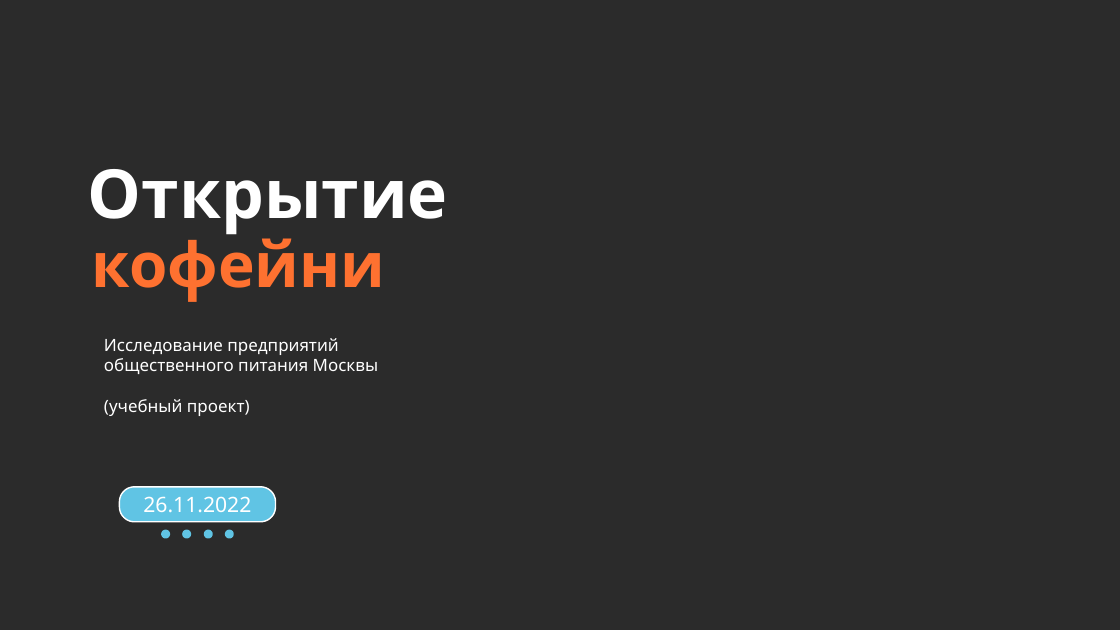
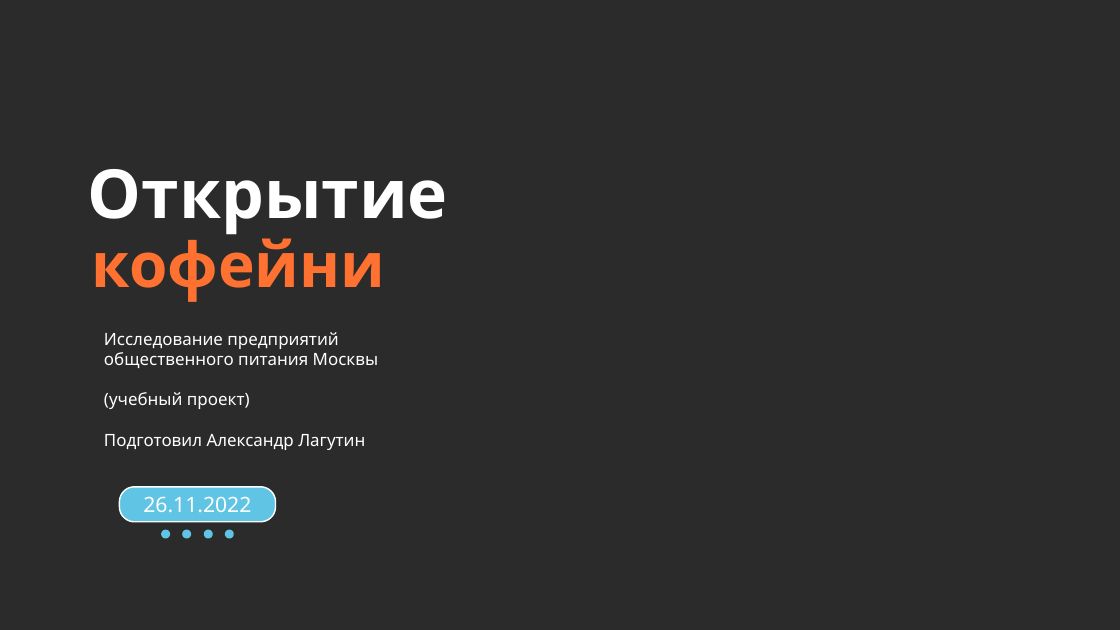
Before and after one commit to okeangel/da_portfolio, a slide deck: slide 1 of practicum/week_21_presentation_catering_in_moscow.odp. Drawn at 1120x630 pixels with LibreOffice and Linux fonts; fonts in the diff are those of the drawing; background and template pictures are left out; a plain dark background stands for a picture behind light text. Boxes give left, top, right and bottom in pixels: in the first picture for what was removed or moved away, otherwise in the second. Text is boxed around its words. In the diff, an @@ line names an element or a change of style, - is before the commit and + after.

```diff
--- a/practicum/week_21_presentation_catering_in_moscow.odp
+++ b/practicum/week_21_presentation_catering_in_moscow.odp
@@ title at (x1=104, y1=332, x2=379, y2=450): text changed @@
-Исследование предприятий общественного питания Москвы
-(учебный проект)
+Исследование предприятий общественного питания Москвы
+(учебный проект)
+Подготовил Александр Лагутин
```
Also in this commit, not shown: 8 other slides changed, 4 slides added, 3 slides removed, 1 other file.
